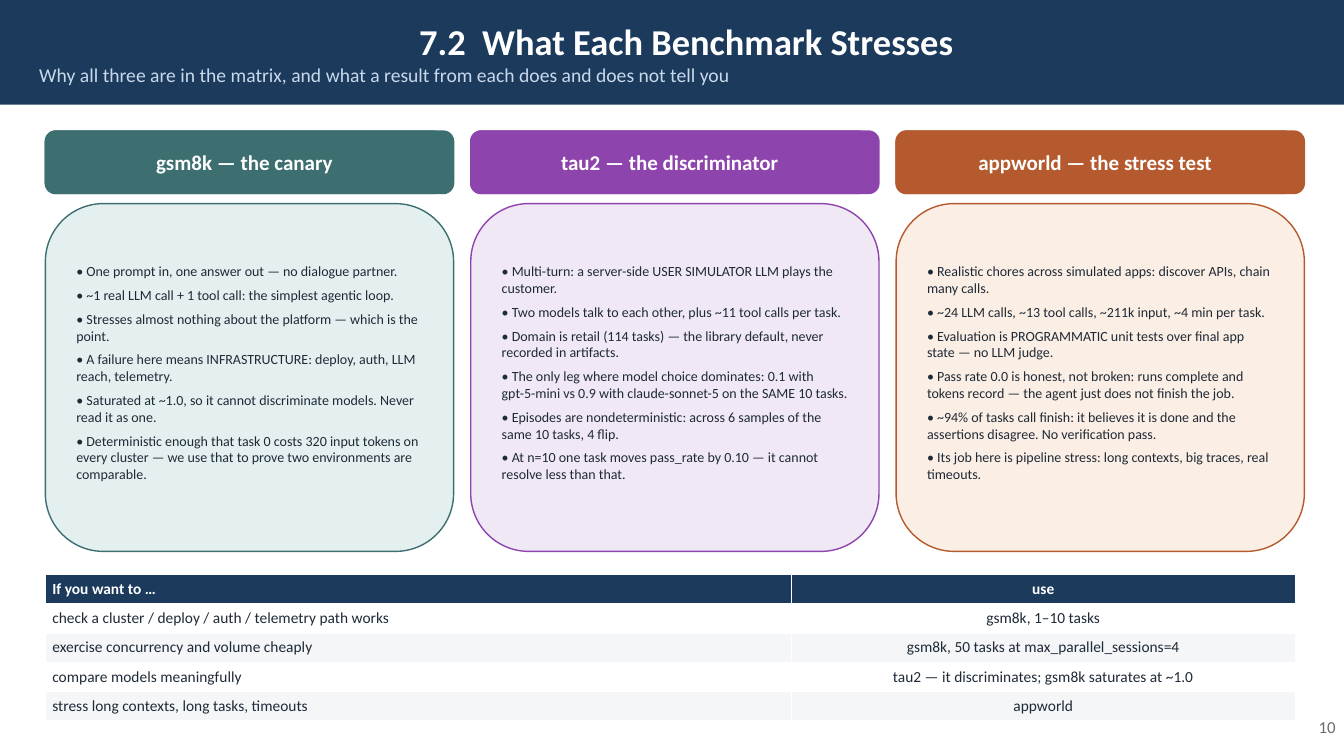
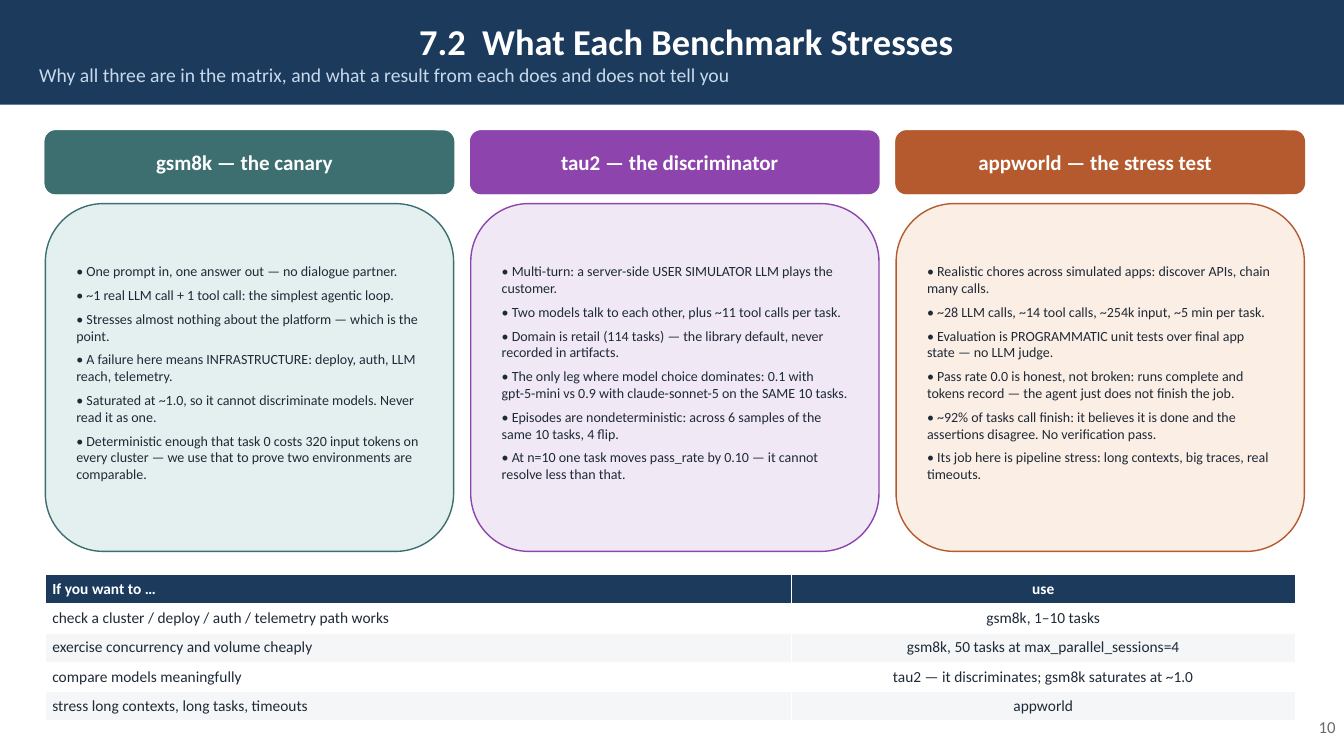
Before and after one commit to rossoctl/autobench, a slide deck: slide 10 of docs/AutoBench.pptx. Drawn at 1344x756 pixels with LibreOffice and Linux fonts; fonts in the diff are those of the drawing. Boxes give left, top, right and bottom in pixels: in the first picture for what was removed or moved away, otherwise in the second. Text is boxed around its words. In the diff, an @@ line names an element or a change of style, - is before the commit and + after.

```diff
--- a/docs/AutoBench.pptx
+++ b/docs/AutoBench.pptx
@@ text in rounded rectangle at <box>937,307,1265,320</box>: text changed @@
-• ~24 LLM calls, ~13 tool calls, ~211k input, ~4 min per task.
+• ~28 LLM calls, ~14 tool calls, ~254k input, ~5 min per task.
@@ text in rounded rectangle at <box>927,412,1236,442</box>: text changed @@
-• ~94% of tasks call finish: it believes it is done and the assertions disagree. No verification pass.
+• ~92% of tasks call finish: it believes it is done and the assertions disagree. No verification pass.
```
Also in this commit, not shown: 6 other slides changed, 6 other files.
